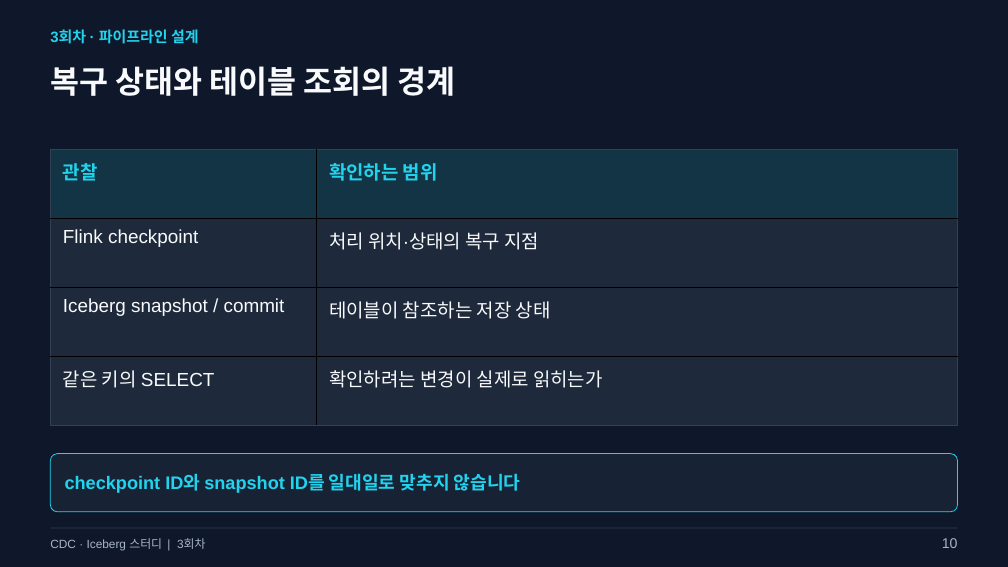
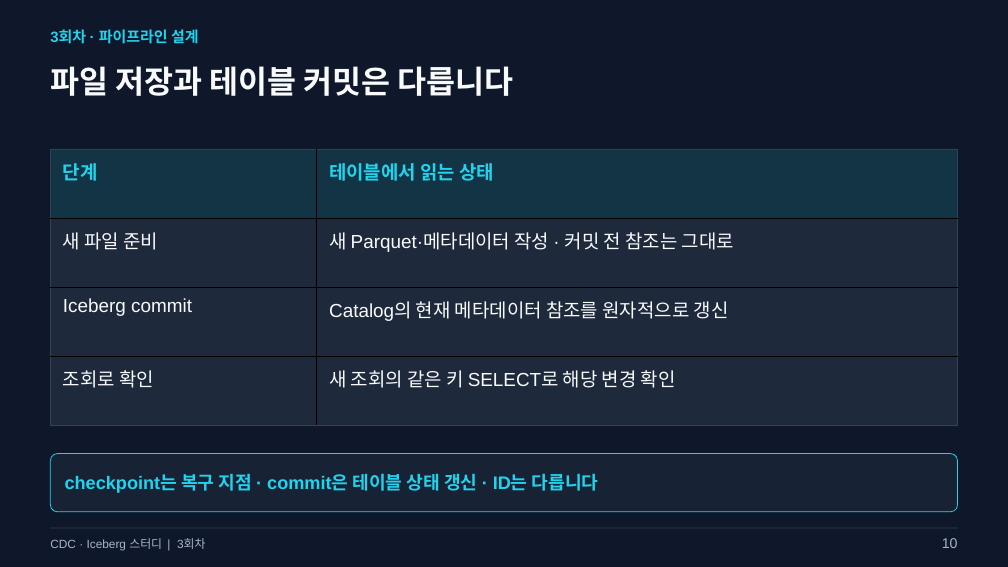
Before and after one commit to kim-dabin/cdc-lakehouse-study, a slide deck: slide 10 of labs/session03/slides/03-session03.pptx. Drawn at 1008x567 pixels with LibreOffice and Linux fonts; fonts in the diff are those of the drawing. Boxes give left, top, right and bottom in pixels: in the first picture for what was removed or moved away, otherwise in the second. Text is boxed around its words. In the diff, an @@ line names an element or a change of style, - is before the commit and + after.

Commit message:
Align Session 3 with Flink Bronze design and Iceberg commits

```diff
--- a/labs/session03/slides/03-session03.pptx
+++ b/labs/session03/slides/03-session03.pptx
@@ text at <box>50,66,514,96</box>: text changed @@
-복구 상태와 테이블 조회의 경계
+파일 저장과 테이블 커밋은 다릅니다
@@ table at <box>51,150,958,426</box> @@
-row 1, column 1: 관찰
+row 1, column 1: 단계
-row 1, column 2: 확인하는 범위
+row 1, column 2: 테이블에서 읽는 상태
-row 2, column 1: Flink checkpoint
+row 2, column 1: 새 파일 준비
-row 2, column 2: 처리 위치·상태의 복구 지점
+row 2, column 2: 새 Parquet·메타데이터 작성 · 커밋 전 참조는 그대로
-row 3, column 1: Iceberg snapshot / commit
+row 3, column 1: Iceberg commit
-row 3, column 2: 테이블이 참조하는 저장 상태
+row 3, column 2: Catalog의 현재 메타데이터 참조를 원자적으로 갱신
-row 4, column 1: 같은 키의 SELECT
+row 4, column 1: 조회로 확인
-row 4, column 2: 확인하려는 변경이 실제로 읽히는가
+row 4, column 2: 새 조회의 같은 키 SELECT로 해당 변경 확인
@@ text at <box>65,473,599,493</box>: text changed @@
-checkpoint ID와 snapshot ID를 일대일로 맞추지 않습니다
+checkpoint는 복구 지점 · commit은 테이블 상태 갱신 · ID는 다릅니다
```
Also in this commit, not shown: 8 other slides changed, 1 slide added, 1 slide removed, 7 other files.
